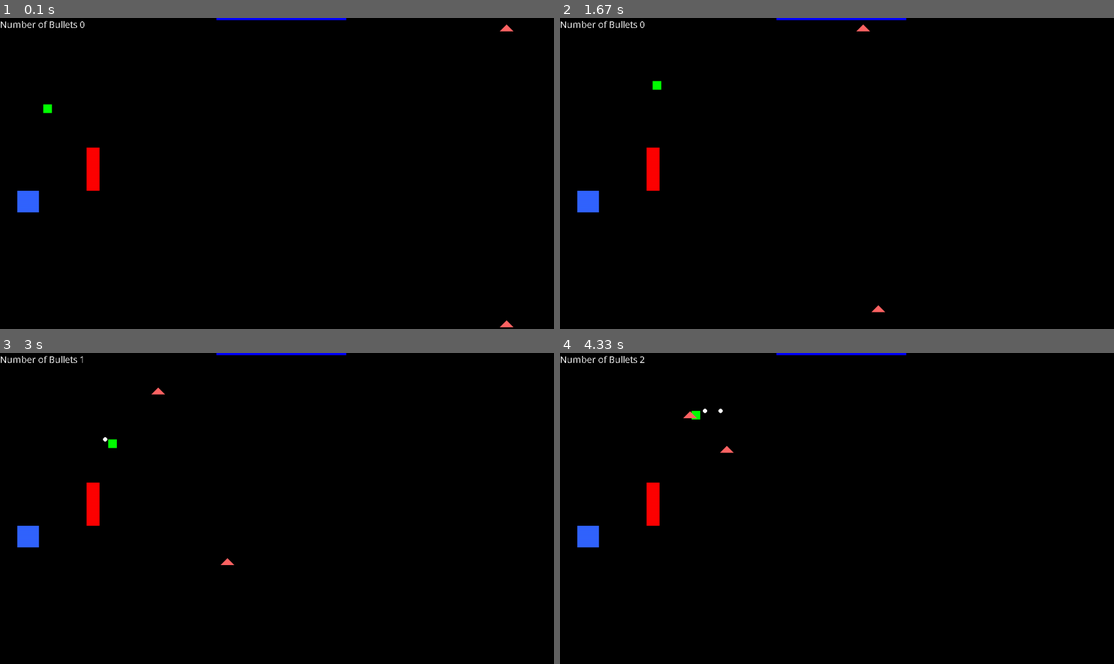
Above: before the commit, frames 1-4 (two rows, left to right).
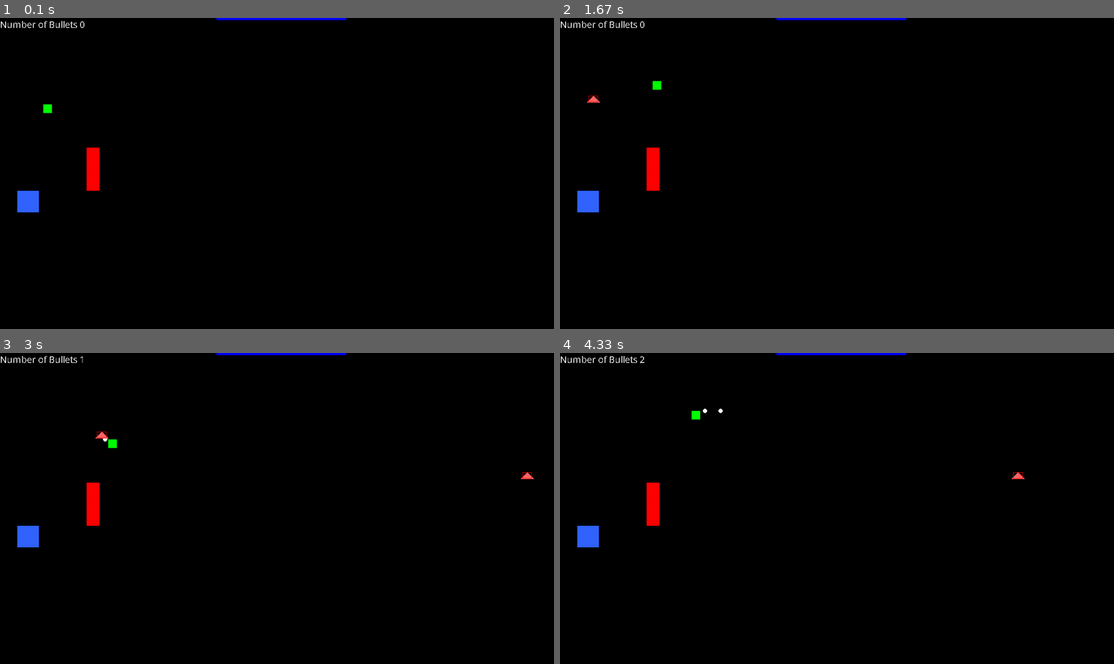
Above: after the commit, the same moments.

Repository: mcelrea/PyGameDemo2021
Game: pygame game, started from main.py
The game is run twice, just before and just after one commit, with the same random seed, the same clock (stepped at 60 frames per second) and the same inputs.
Inputs:
- Up to frame 1 (0.1 s): no input
- Up to frame 2 (1.67 s): tap Space at 0.33 s; hold Right 0.67-1.13 s; hold Up 1.17-1.47 s; hold Right from 1.5 s (still down)
- Up to frame 3 (3 s): release Right at 1.97 s; hold Down 2.57-2.87 s; hold Left from 2.9 s (still down); tap Space at 2.97 s
- Up to frame 4 (4.33 s): tap Space at 3.27, 3.4, 3.8, 4.1 s; release Left at 3.3 s; hold Up 3.33-3.7 s; hold Right from 3.73 s (still down)

The runs differ from the first frame. In frame 1, less than 0.1% of the frame differs, in the area x 90-93%, y 1-100%; in frame 2, 0.1%; in frame 3, 0.1%, in the area x 17-97%, y 11-69%; in frame 4, 0.1%.

Commit message:
added enemy waves and player death

Diff:
--- a/enemy.py
+++ b/enemy.py
@@ -8,7 +8,7 @@
     y = 0
     size = 15
     color = (255,100,100)
-    speed = 5
+    speed = 2
 
     def __init__(self, x, y):
         self.x = x
@@ -19,6 +19,9 @@
                             ((self.x,self.y),
                              (self.x-self.size,self.y+self.size),
                              (self.x+self.size,self.y+self.size)))
+        #the next two lines will draw the collision rectangle for debugging purposes
+        myRect = self.getCollisionRectangle()
+        pygame.draw.rect(screen, (255,0,0), myRect, 1)
 
     def act(self, player):
         deltaX = abs(player.x - self.x)
@@ -36,3 +39,9 @@
                 self.y -= self.speed #move up
             else:
                 self.y += self.speed #move down
+
+    def getCollisionRectangle(self):
+        return pygame.Rect(self.x-self.size+4,
+                           self.y,
+                           self.size*2-8,
+                           self.size)
--- a/main.py
+++ b/main.py
@@ -13,14 +13,22 @@
 pygame.font.init()
 myfont = pygame.font.SysFont('Comic Sans MS', 23) #load a font for use
 
+#start the sound engine
+pygame.mixer.init();
+
 #game variables
 gameOver = False
 canShoot = True
+currentWave = 1
 p1 = Player(100,200,(0,255,0))
 walls = [] #create a LIST where I can store EVERY wall
 player_bullets = [] #create a LIST where I can store EVERY player bullet on the screen
 enemies = [] #a list of enemies
 
+#sounds
+gunSound = pygame.mixer.Sound("275151__bird-man__gun-shot.wav")
+music1 = pygame.mixer.Sound("bensound-happyrock.mp3")
+
 #game independent variables (needed for every pygame)
 FPS = 60 #60 Frames Per Second for the game update cycle
 fpsClock = pygame.time.Clock() #used to lock the game to 60 FPS
@@ -29,6 +37,27 @@
 def create_enemies():
     enemies.append(SimpleEnemy(1200,15))
     enemies.append(SimpleEnemy(1200,700))
+
+def create_enemy_wave(wave_number):
+    numEnemiesToCreate = wave_number*2
+    for i in range(numEnemiesToCreate):
+        createEnemyOffScreen()
+
+def createEnemyOffScreen():
+    # 1 = top, 2 = right, 3 = bottom, 4 = left
+    side = random.randint(1,4)
+    if side == 1:
+        enemies.append(SimpleEnemy(random.randint(0,1280),
+                                   random.randint(-400,-100)))
+    elif side == 2:
+        enemies.append(SimpleEnemy(random.randint(1350,1650),
+                                   random.randint(0,720)))
+    elif side == 3:
+        enemies.append(SimpleEnemy(random.randint(0,1280),
+                                   random.randint(820,1120)))
+    else:
+        enemies.append(SimpleEnemy(random.randint(-400,-100),
+                                   random.randint(0,720)))
 
 def draw_enemies():
     for i in range(len(enemies)):
@@ -81,6 +110,23 @@
                     del player_bullets[i]
                     break #exit and stop checking this bullet for collision because we deleted it
 
+    checkBulletCollisionWithEnemy()
+
+def checkBulletCollisionWithEnemy():
+    for i in range(len(player_bullets)-1, -1, -1): #length of the list to 0
+        for j in range(len(enemies)-1, -1, -1): #length of the list to 0
+            if player_bullets[i].getCollisionRectangle().colliderect(enemies[j].getCollisionRectangle()):
+                del player_bullets[i]
+                del enemies[j]
+                break #exit, stop checking these two things....yea
+
+def checkForNewWave():
+    global currentWave
+    if(len(enemies) == 0):
+        currentWave+=1
+        create_enemy_wave(currentWave)
+
+
 def clear_screen():
     pygame.draw.rect(screen, (0,0,0), (0, 0, 1280, 720))
 
@@ -123,13 +169,20 @@
                 bullet_yvel = random.randint(-5,5)
             player_bullets.append(Bullet(p1.x, p1.y, bullet_xvel, bullet_yvel))
             canShoot = False
+            pygame.mixer.Sound.play(gunSound)
     else: #they are NOT pressing the spacebar
         canShoot = True
 
+def checkForPlayerHit():
+    global gameOver
+    for i in range(len(enemies)-1, -1, -1): #length of the list to 0
+        if p1.getCollisionRectangle().colliderect(enemies[i].getCollisionRectangle()):
+            gameOver = True
 
 
 create_level_1()
-create_enemies()
+create_enemy_wave(1)
+pygame.mixer.Sound.play(music1)
 #main while loop
 while not gameOver:
     #loop through and empty the event queue, key presses
@@ -145,6 +198,8 @@
     #(2) A.I. - Artificial Intelligence
     update_bullets()
     update_enemies()
+    checkForNewWave()
+    checkForPlayerHit()
 
     #(3) Check for collisions
 
Not shown, added: 275151__bird-man__gun-shot.wav
Not shown, added: bensound-happyrock.mp3
